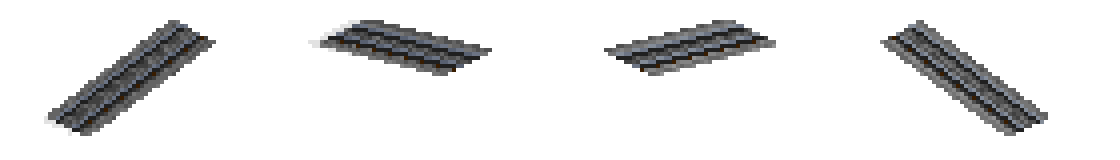
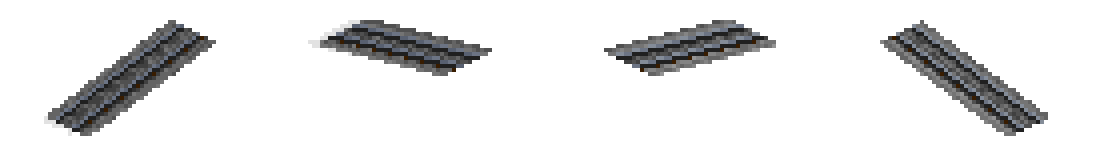
Layered file, before and after one edit (1120 × 160). Changes by layer:
painted on "Layer 5" over bbox(176, 20, 920, 28)
